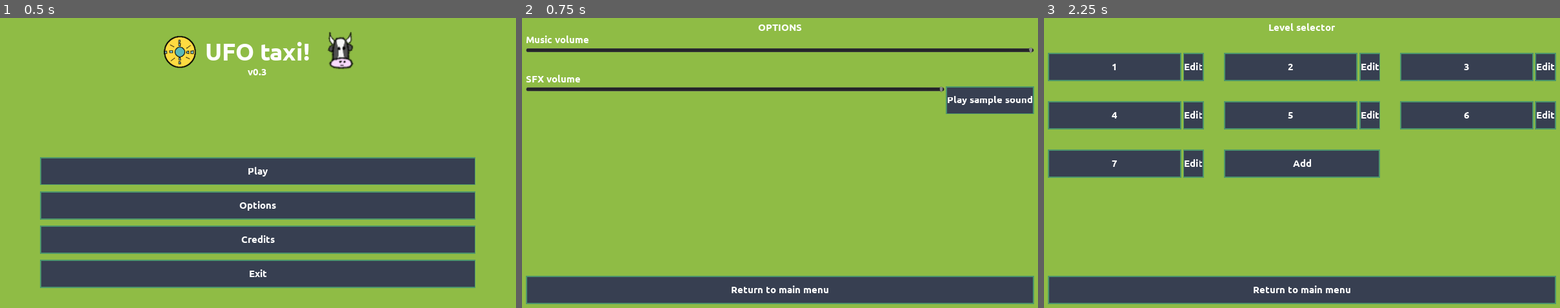
Above: before the commit, frames 1-3 (left to right).
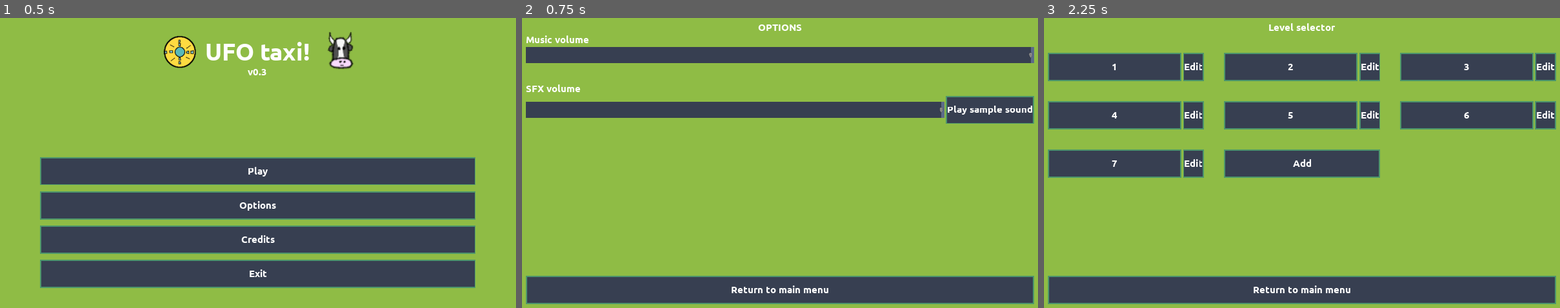
Above: after the commit, the same moments.

Repository: moisesjbc/ufo-taxi
Game: Godot game, scene res://menus/main_menu/main_menu.tscn
Same seed, same stepped clock (60 frames per second), same inputs: the game is played once before the commit and once after it.
Inputs:
- Up to frame 1 (0.5 s): no input
- Up to frame 2 (0.75 s): click "Options" at 0.5 s
- Up to frame 3 (2.25 s): click "Return to main menu" at 1.25 s; click "Play" at 2 s

Frame 1 is identical in both runs. In frame 2, 13% of the frame differs, in the area x 0-100%, y 10-37%; in frame 3, nothing differs.

Commit message:
Improved volume sliders for mobile

Diff:
--- a/godot-project/menus/options_menu/options_menu.tscn
+++ b/godot-project/menus/options_menu/options_menu.tscn
@@ -1,8 +1,32 @@
-[gd_scene load_steps=4 format=2]
+[gd_scene load_steps=7 format=2]
 
 [ext_resource path="res://menus/options_menu/options_menu.gd" type="Script" id=1]
 [ext_resource path="res://gameplay/pickup_area/pickup_sound.wav" type="AudioStream" id=2]
 [ext_resource path="res://gui/button/button.tscn" type="PackedScene" id=3]
+
+[sub_resource type="StyleBoxFlat" id=1]
+bg_color = Color( 0.364706, 0.419608, 0.537255, 1 )
+border_width_left = 20
+border_width_top = 20
+border_width_right = 20
+border_width_bottom = 20
+border_color = Color( 0.364706, 0.419608, 0.537255, 1 )
+
+[sub_resource type="StyleBoxFlat" id=2]
+bg_color = Color( 0.215686, 0.247059, 0.317647, 1 )
+border_width_left = 20
+border_width_top = 20
+border_width_right = 20
+border_width_bottom = 20
+border_color = Color( 0.215686, 0.247059, 0.317647, 1 )
+
+[sub_resource type="StyleBoxFlat" id=3]
+bg_color = Color( 0.215686, 0.247059, 0.317647, 1 )
+border_width_left = 20
+border_width_top = 20
+border_width_right = 20
+border_width_bottom = 20
+border_color = Color( 0.215686, 0.247059, 0.317647, 1 )
 
 [node name="options_menu" type="Control"]
 anchor_right = 1.0
@@ -48,7 +72,7 @@
 
 [node name="music_container" type="VBoxContainer" parent="margin_container/vbox_container/options_container"]
 margin_right = 1260.0
-margin_bottom = 48.0
+margin_bottom = 72.0
 __meta__ = {
 "_edit_use_anchors_": false
 }
@@ -61,13 +85,17 @@
 [node name="music_slider" type="HSlider" parent="margin_container/vbox_container/options_container/music_container"]
 margin_top = 32.0
 margin_right = 1260.0
-margin_bottom = 48.0
+margin_bottom = 72.0
+size_flags_vertical = 1
+custom_styles/slider = SubResource( 1 )
+custom_styles/grabber_area_highlight = SubResource( 2 )
+custom_styles/grabber_area = SubResource( 3 )
 value = 100.0
 
 [node name="sfx_container" type="VBoxContainer" parent="margin_container/vbox_container/options_container"]
-margin_top = 98.0
+margin_top = 122.0
 margin_right = 1260.0
-margin_bottom = 200.0
+margin_bottom = 224.0
 __meta__ = {
 "_edit_use_anchors_": false
 }
@@ -87,8 +115,12 @@
 
 [node name="sfx_slider" type="HSlider" parent="margin_container/vbox_container/options_container/sfx_container/HBoxContainer"]
 margin_right = 1036.0
-margin_bottom = 16.0
+margin_bottom = 70.0
 size_flags_horizontal = 3
+size_flags_vertical = 1
+custom_styles/slider = SubResource( 1 )
+custom_styles/grabber_area_highlight = SubResource( 2 )
+custom_styles/grabber_area = SubResource( 3 )
 value = 100.0
 
 [node name="play_sample_sound" parent="margin_container/vbox_container/options_container/sfx_container/HBoxContainer" instance=ExtResource( 3 )]
